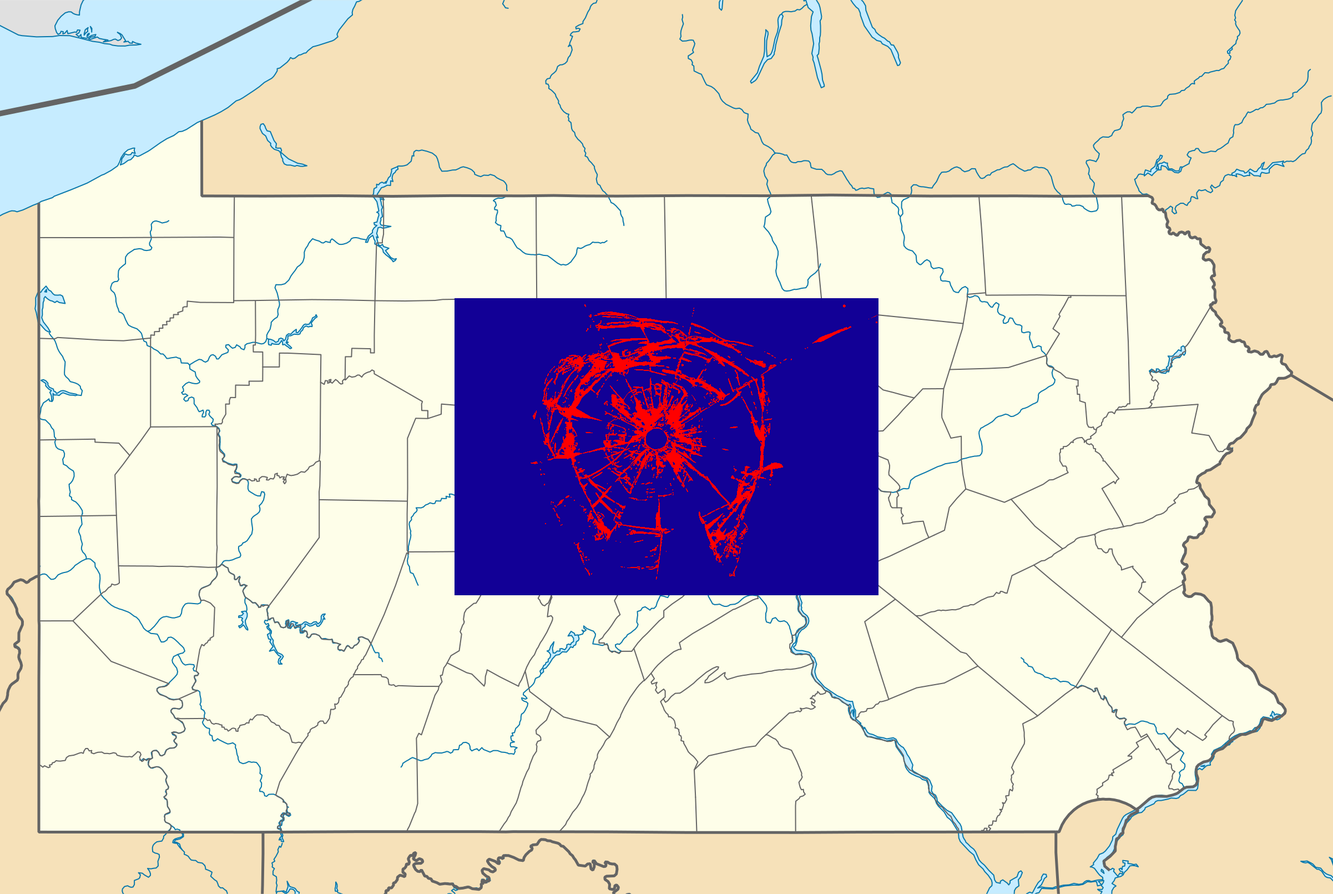
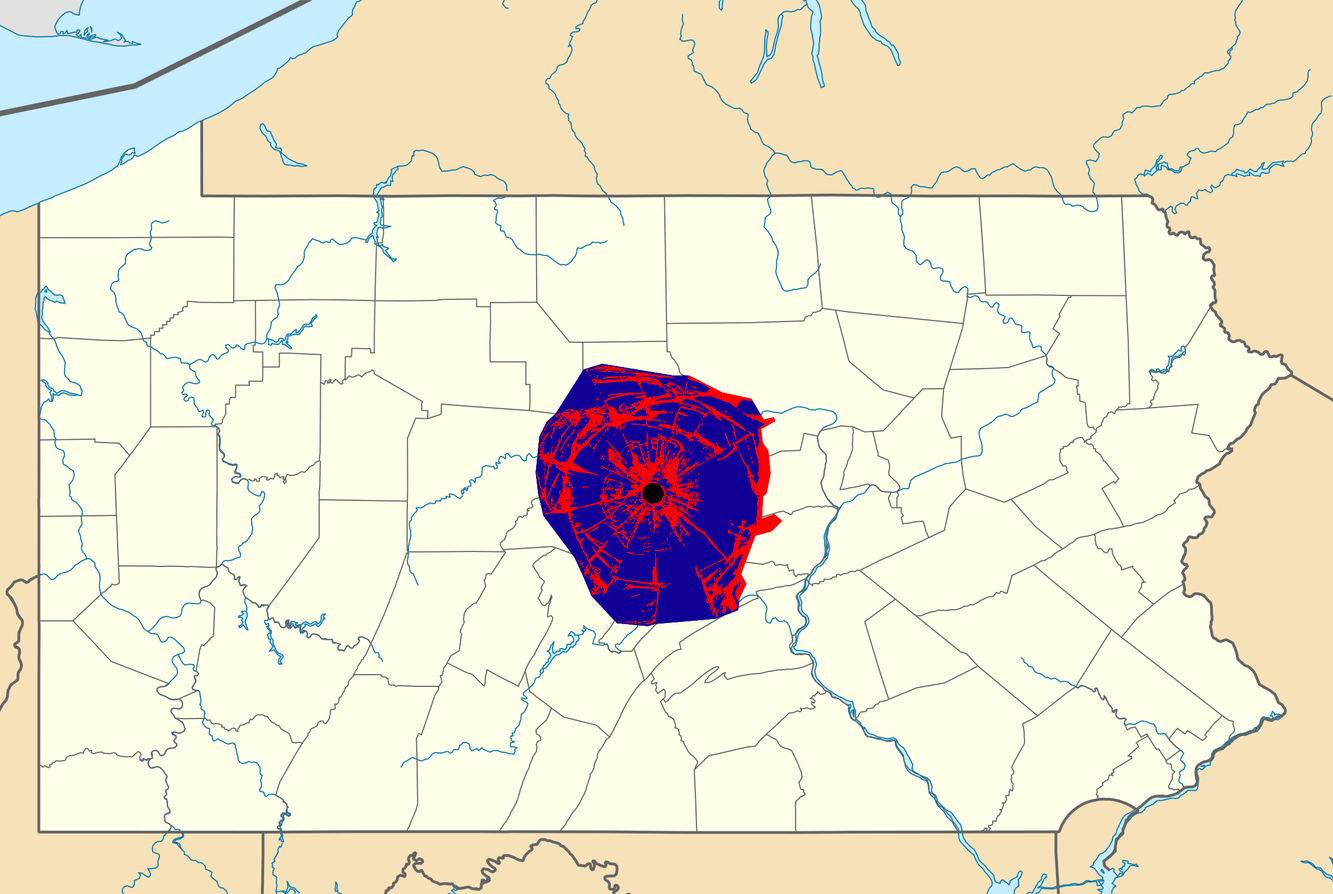
Two versions of the same layered image (1333 x 894). Layer-by-layer changes:
added layer "Pasted Layer copy #1" above "Pasted Layer copy" over [535, 363, 783, 627]
added layer "Pasted Layer copy" above "Pasted Layer" over [535, 363, 783, 627]
added layer "Pasted Layer" above "fracture-experiment copy #1" over [535, 363, 783, 627]
hid "free-cracked-glass-vector-background.eps" over [454, 298, 879, 596]
